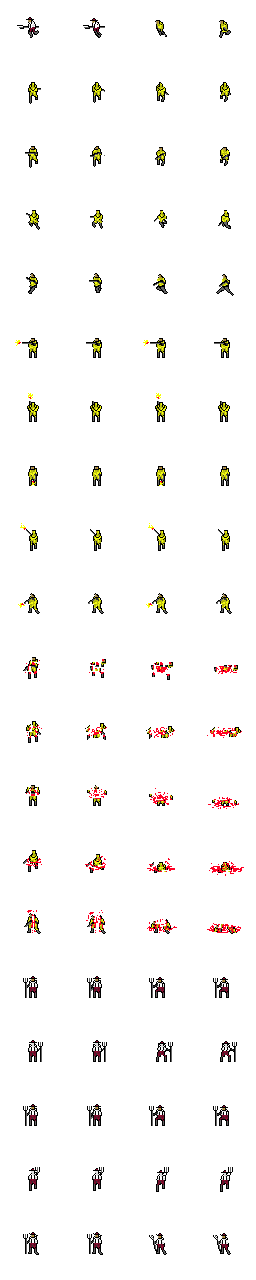
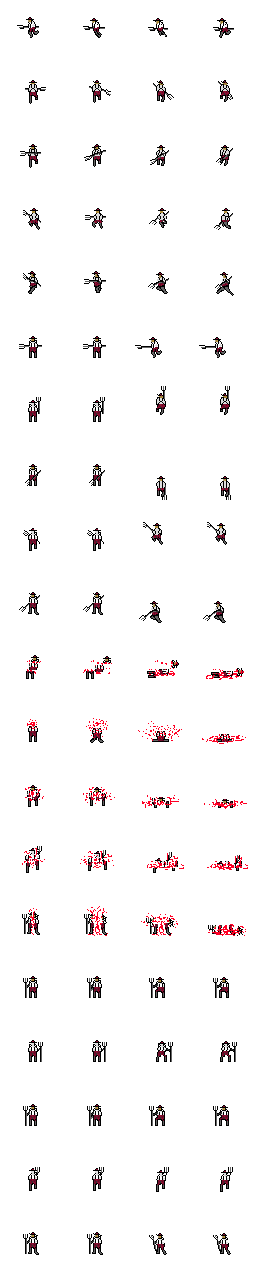
Layered file, before and after one edit (256×1280). Changes by layer:
painted on "worklayer" over [15, 18, 248, 936]
